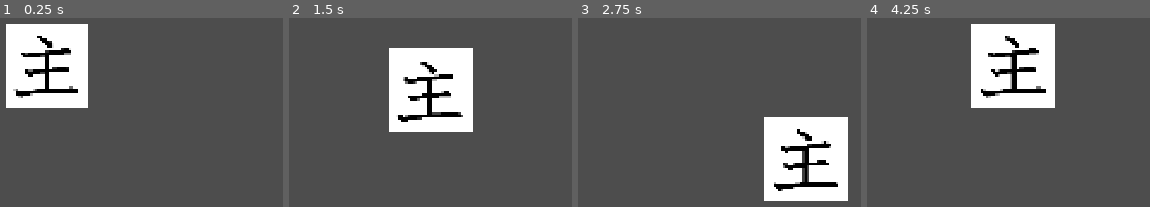
Above: before the commit, frames 1-4 (left to right).
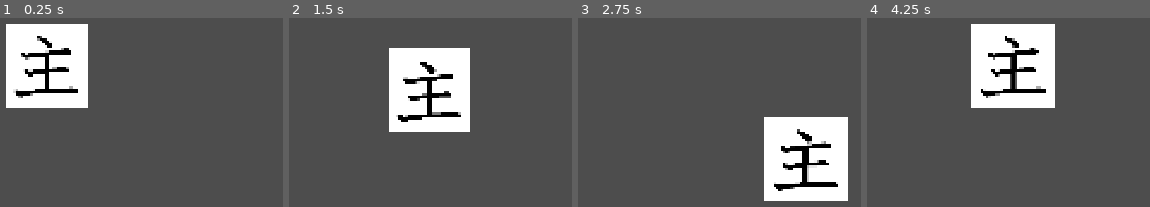
Above: after the commit, the same moments.

Repository: prapro-ou/t5_onyasai
Game: Godot game, scene res://Scenes/Stage1.tscn
Two runs of this game, one before a commit and one after it. Both use one fixed random seed, a clock stepped at 60 frames per second and the inputs below. This scene is started directly instead of the project's main scene.
Inputs:
- Up to frame 1 (0.25 s): no input
- Up to frame 2 (1.5 s): tap Enter at 0.5 s; hold Right (ui_right) 0.53-1.28 s; hold Down (ui_down) from 1.28 s (still down)
- Up to frame 3 (2.75 s): release Down (ui_down) at 2.03 s; hold Right (ui_right) from 2.03 s (still down)
- Up to frame 4 (4.25 s): release Right (ui_right) at 2.78 s; hold Up (ui_up) 2.78-3.53 s; hold Left (ui_left) from 3.53 s (still down)

The runs differ from the first frame. In frame 1, 0.4% of the frame differs, in the area x 4-26%, y 9-43%; in frame 2, 0.9%, in the area x 37-66%, y 15-61%; in frame 3, 0.5%; in frame 4, 0.5%.

Commit message:
add Player

Diff:
--- a/game/Player/player.tscn
+++ b/game/Player/player.tscn
@@ -23,6 +23,6 @@
 root_node = NodePath("../プレイヤー追跡カメラ")
 
 [node name="プレイヤーの画像" type="Sprite2D" parent="." unique_id=1490969436]
-position = Vector2(0, -4.4999995)
-scale = Vector2(1, 1.005)
+position = Vector2(-0.5000066, -4.0000052)
+scale = Vector2(0.995, 0.99999994)
 texture = ExtResource("1_l8h54")
